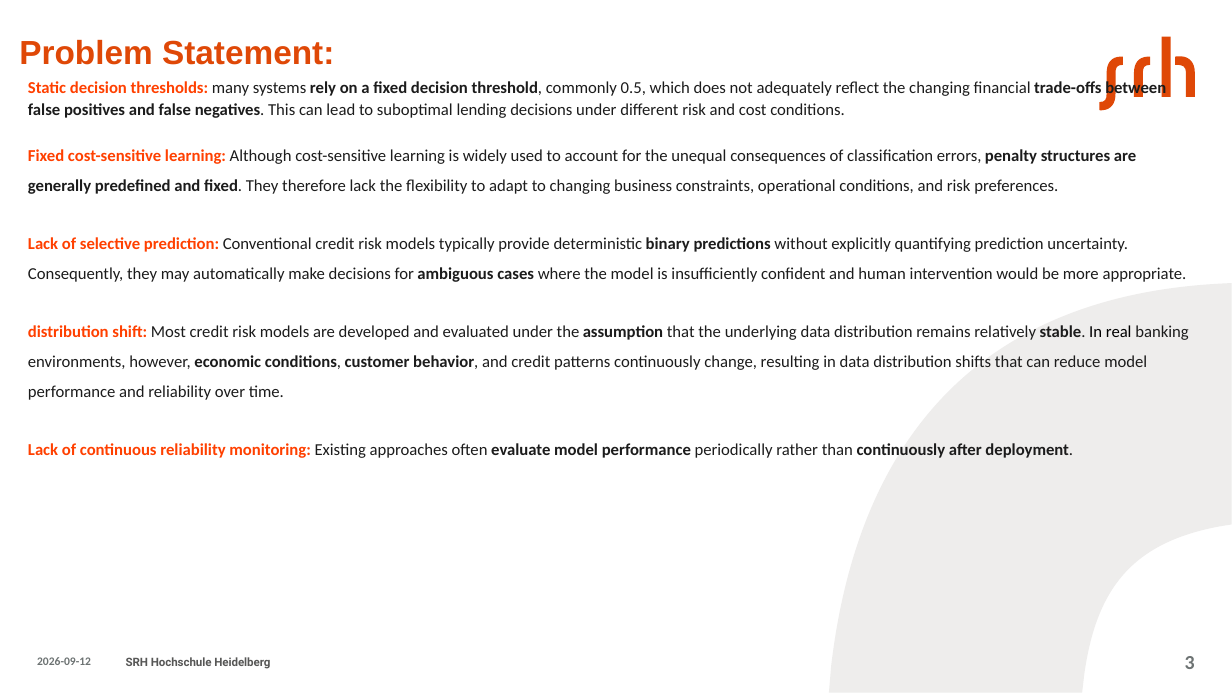
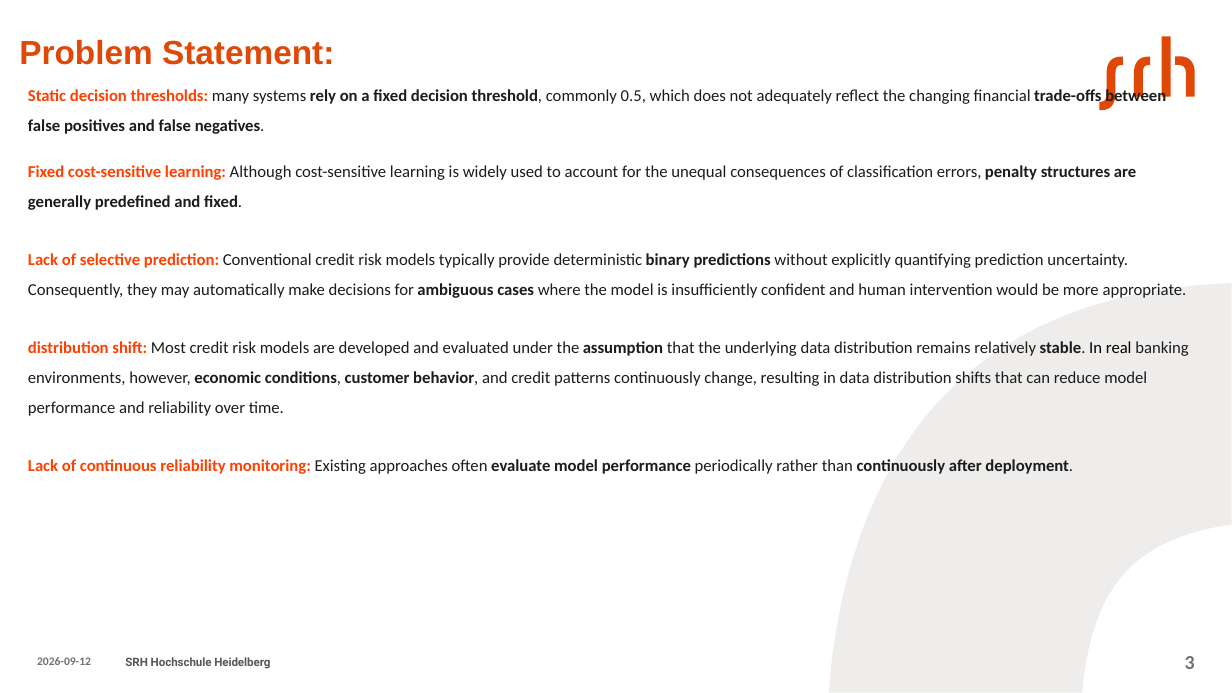
Before and after one commit to aminfeli/Thesis, a slide deck: slide 3 of 7-Presentation/presentation.pptx. Drawn at 1232x693 pixels with LibreOffice and Linux fonts; fonts in the diff are those of the drawing. Boxes give left, top, right and bottom in pixels: in the first picture for what was removed or moved away, otherwise in the second. Text is boxed around its words. In the diff, an @@ line names an element or a change of style, - is before the commit and + after.

```diff
--- a/7-Presentation/presentation.pptx
+++ b/7-Presentation/presentation.pptx
@@ text at <box>28,88,1166,210</box>: text changed; bold on @@
-Static decision thresholds: many systems rely on a fixed decision threshold, commonly 0.5, which does not adequately reflect the changing financial trade-offs between false positives and false negatives. This can lead to suboptimal lending decisions under different risk and cost conditions.
-Fixed cost-sensitive learning: Although cost-sensitive learning is widely used to account for the unequal consequences of classification errors, penalty structures are generally predefined and fixed. They therefore lack the flexibility to adapt to changing business constraints, operational conditions, and risk preferences.
+Static decision thresholds: many systems rely on a fixed decision threshold, commonly 0.5, which does not adequately reflect the changing financial trade-offs between false positives and false negatives.
+Fixed cost-sensitive learning: Although cost-sensitive learning is widely used to account for the unequal consequences of classification errors, penalty structures are generally predefined and fixed.
@@ freeform shape at <box>829,283,1232,692</box>: outline redrawn @@
```
Also in this commit, not shown: 32 other slides changed, 1 slide removed, 3 other files.
